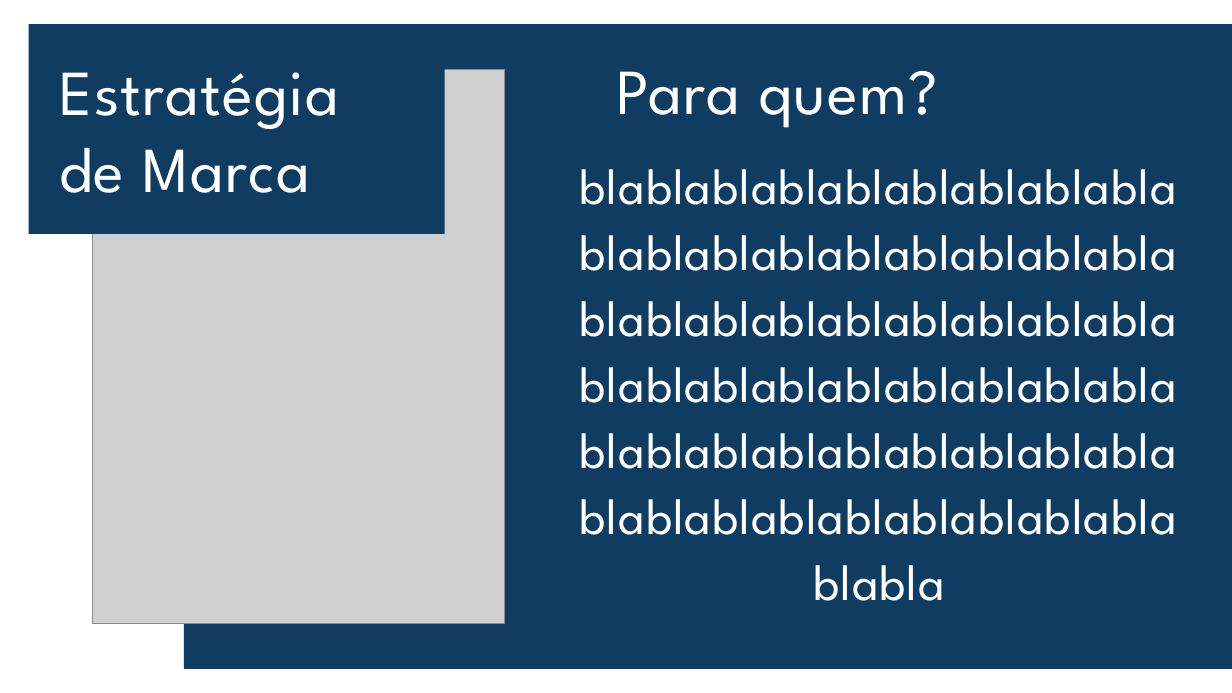
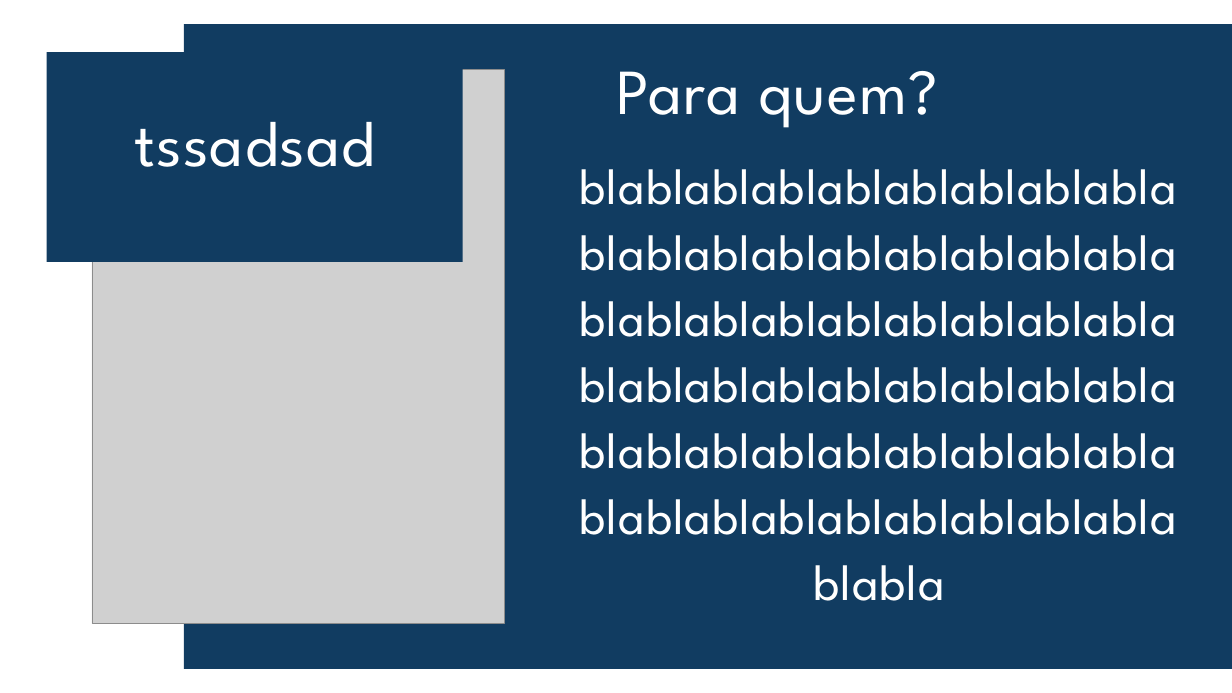
Before and after one commit to dasSouza/CyberLife, a slide deck: slide 5 of documentos/cyber life.pptx. Drawn at 1232x693 pixels with LibreOffice and Linux fonts; fonts in the diff are those of the drawing; grey boxes stand for pictures. Boxes give left, top, right and bottom in pixels: in the first picture for what was removed or moved away, otherwise in the second. Text is boxed around its words. In the diff, an @@ line names an element or a change of style, - is before the commit and + after.

```diff
--- a/documentos/cyber life.pptx
+++ b/documentos/cyber life.pptx
@@ rectangle: place and size @@
-rectangle at [28, 24, 444, 234]
+rectangle at [47, 52, 463, 262]
@@ text removed at [59, 72, 339, 193] @@
-Estratégia de Marca
@@ text added at [134, 122, 375, 167], 75 pt, text #FFFFFF @@
+tssadsad
```
Also in this commit, not shown: 3 other slides changed, 3 slides added, 3 slides removed.
